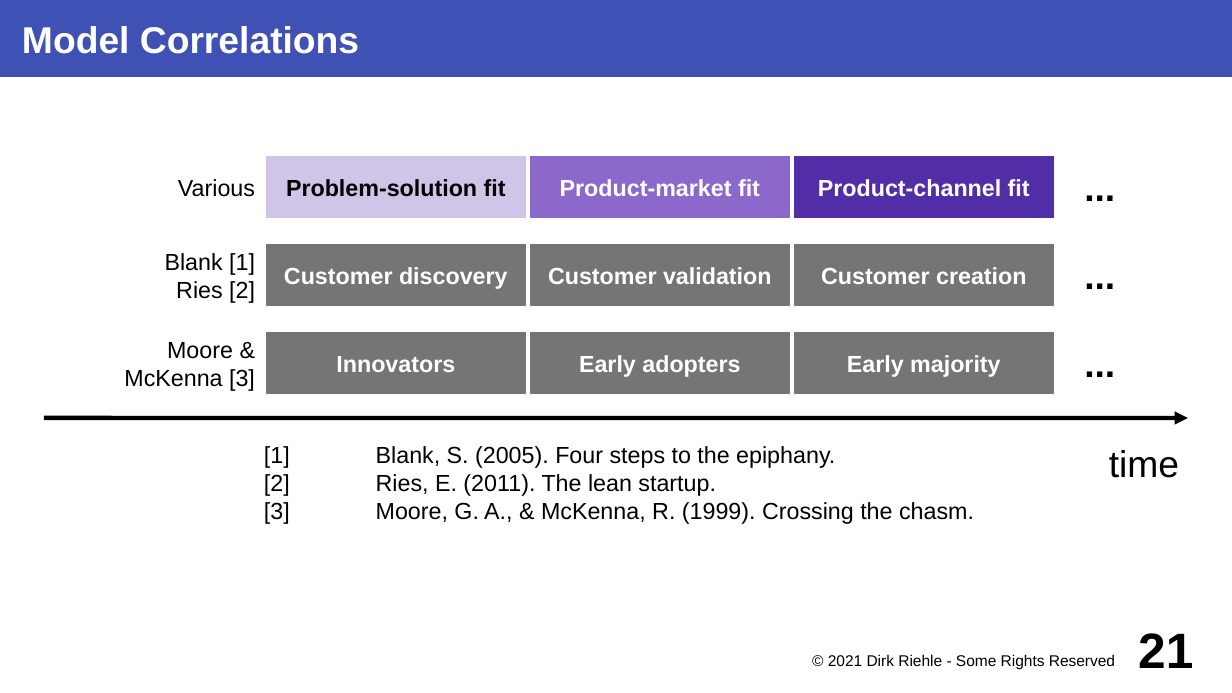
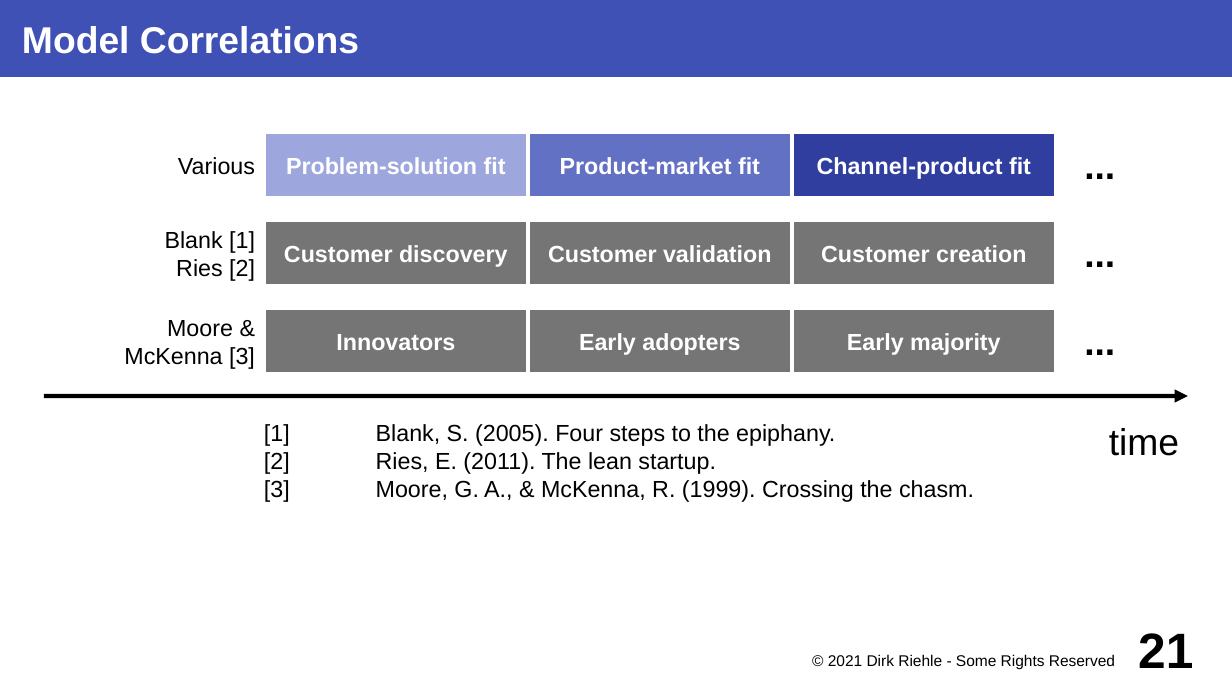
Before and after one commit to dirkriehle/coss-course, a slide deck: slide 21 of Lecture slides/COSS D01 - Software Startups.odp. Drawn at 1232x693 pixels with LibreOffice and Linux fonts; fonts in the diff are those of the drawing. Boxes give left, top, right and bottom in pixels: in the first picture for what was removed or moved away, otherwise in the second. Text is boxed around its words. In the diff, an @@ line names an element or a change of style, - is before the commit and + after.

```diff
--- a/Lecture slides/COSS D01 - Software Startups.odp
+++ b/Lecture slides/COSS D01 - Software Startups.odp
@@ rectangle "Problem-solution fit" at [264,132,528,198]: text colour #000000 to #FFFFFF; fill #D1C4E9 to #9EA7DD @@
@@ rectangle "Product-market fit" at [528,132,792,198]: fill #8C68CA to #6371C4 @@
@@ 6 rectangles, 5 texts, 1 line: place and size @@
-6 rectangles, 5 texts, 1 line at [44,154,1188,524]
+6 rectangles, 5 texts, 1 line at [44,132,1188,502]
@@ rectangle "Channel-product fit" at [793,132,1056,198]: fill #512DA8 to #303F9F @@
@@ text in rectangle at [817,157,1031,179]: text changed @@
-Product-channel fit
+Channel-product fit
@@ 3 rectangles, 2 texts: place and size @@
-3 rectangles, 2 texts at [165,243,1145,309]
+3 rectangles, 2 texts at [165,220,1145,286]
```
Also in this commit, not shown: 16 other slides changed, 21 other files.
